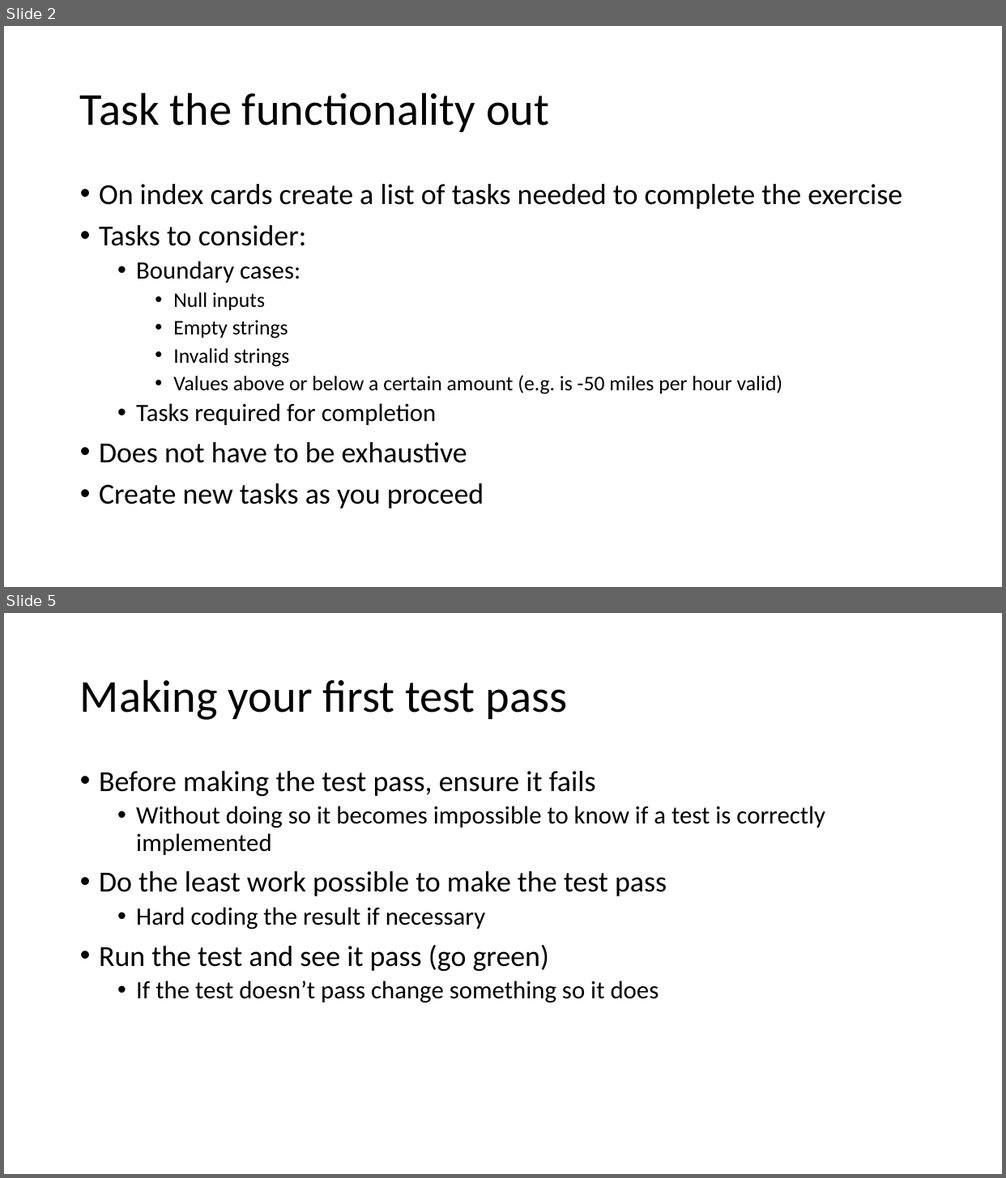
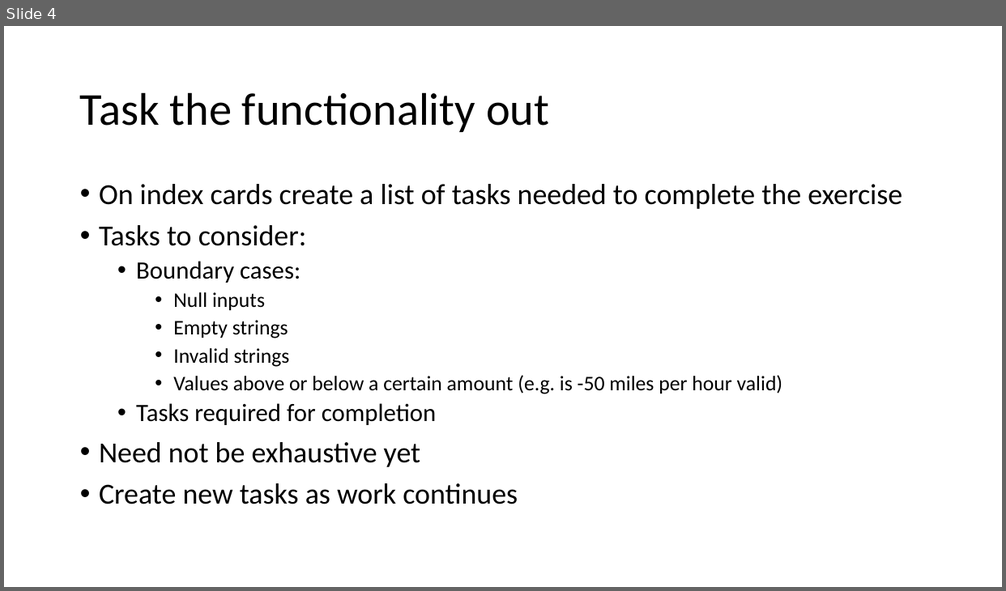
Before and after one commit to LlanddewiLovesYou/TDD_Darts, a slide deck: curriculum.pptx. Shown one above the other, each under a label of ours: slides 2 and 5 before the commit, slide 4 after it; the slides between them are not shown. The pictures are 1006x1178 and 1006x591 pixels, drawn with LibreOffice and Linux fonts; fonts in the diff are those of the drawing. Boxes give left, top, right and bottom in pixels: in the first picture for what was removed or moved away, otherwise in the second. Text is boxed around its words. In the diff, an @@ line names an element or a change of style, - is before the commit and + after.

```diff
--- a/curriculum.pptx
+++ b/curriculum.pptx
@@ slide 5 removed at bbox=[4, 613, 1002, 1174], background #FFFFFF @@
@@ title removed at bbox=[80, 679, 568, 720] @@
-Making your first test pass
@@ text removed at bbox=[99, 771, 825, 1003] @@
-• Before making the test pass, ensure it fails
-  • Without doing so it becomes impossible to know if a test is correctly implemented
-• Do the least work possible to make the test pass
-  • Hard coding the result if necessary
-• Run the test and see it pass (go green)
-  • If the test doesn’t pass change something so it does
@@ what was slide 2 is now slide 4 @@
@@ slide 4 changed as well @@
@@ text at bbox=[99, 442, 518, 505]: text changed @@
-• Does not have to be exhaustive
-• Create new tasks as you proceed
+• Need not be exhaustive yet
+• Create new tasks as work continues
```
Also in this commit, not shown: 3 other slides changed, 14 slides added, 3 other slides removed.
